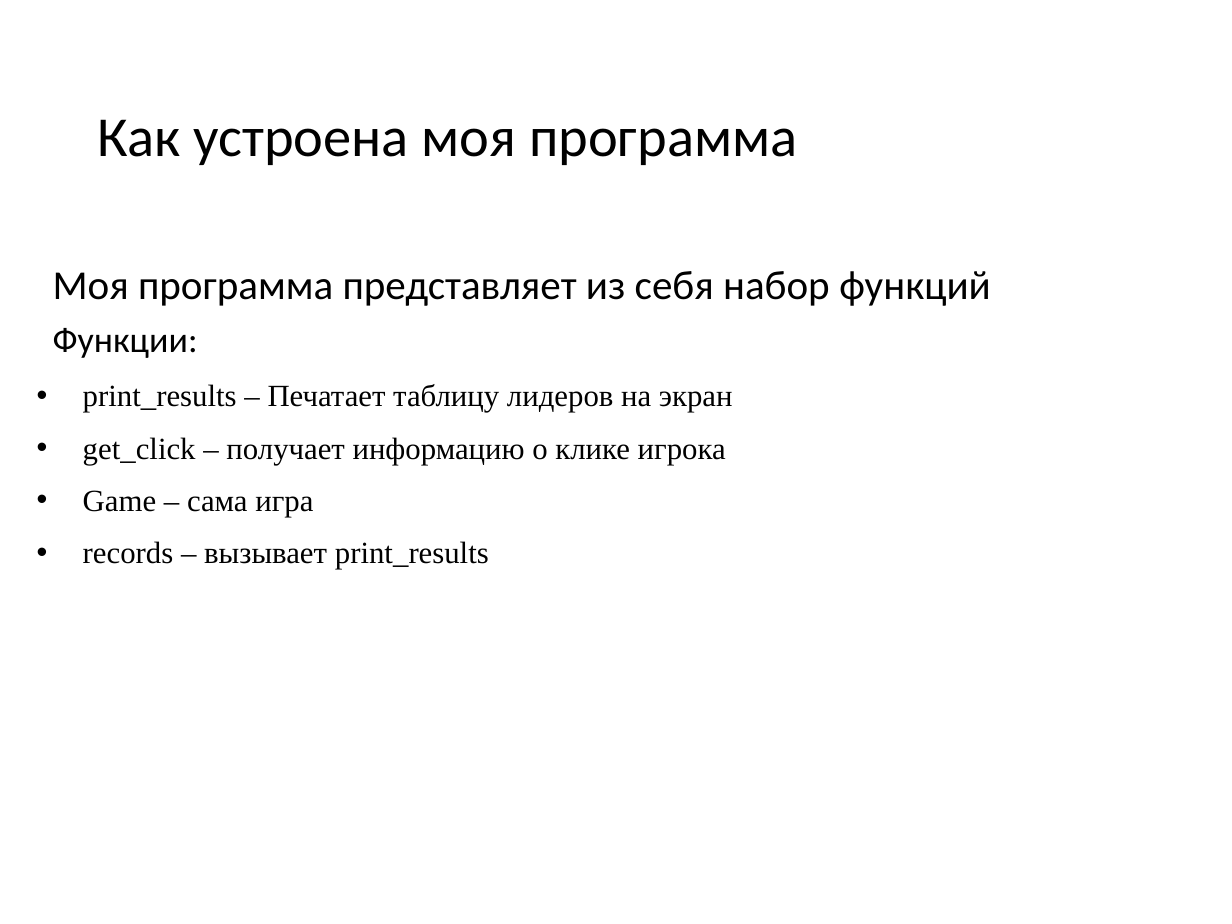
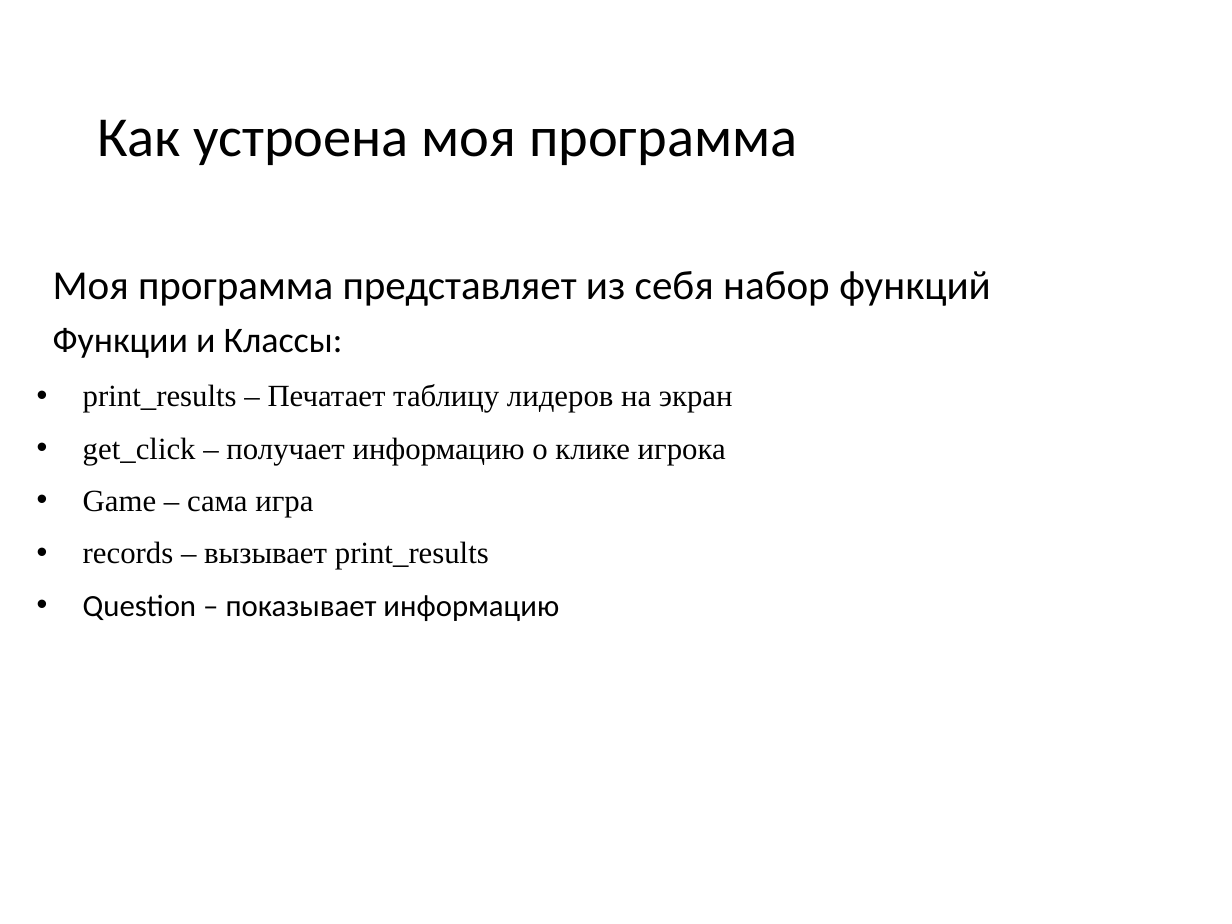
Before and after one commit to MegaPati/project, a slide deck: slide 8 of PresentationForProject.pptx. Drawn at 1232x924 pixels with LibreOffice and Linux fonts; fonts in the diff are those of the drawing. Boxes give left, top, right and bottom in pixels: in the first picture for what was removed or moved away, otherwise in the second. Text is boxed around its words. In the diff, an @@ line names an element or a change of style, - is before the commit and + after.

```diff
--- a/PresentationForProject.pptx
+++ b/PresentationForProject.pptx
@@ text at (x1=53, y1=328, x2=343, y2=358): text changed @@
-Функции:
+Функции и Классы:
@@ text at (x1=83, y1=594, x2=559, y2=621): paragraph added @@
+• Question – показывает информацию
```
Also in this commit, not shown: 1 other slide changed, 1 other file.
